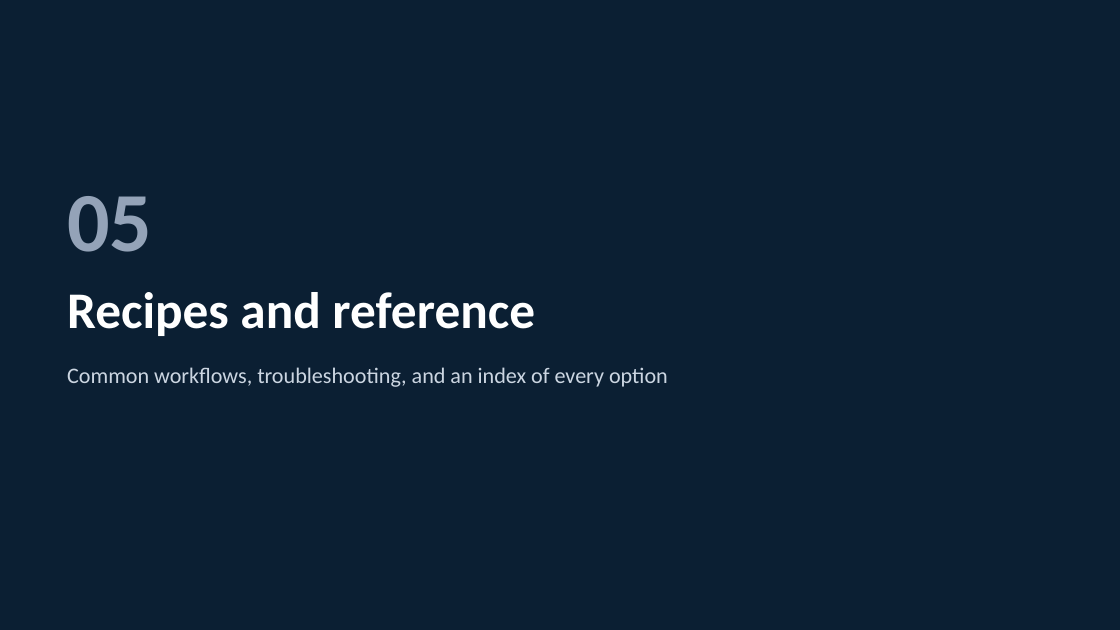
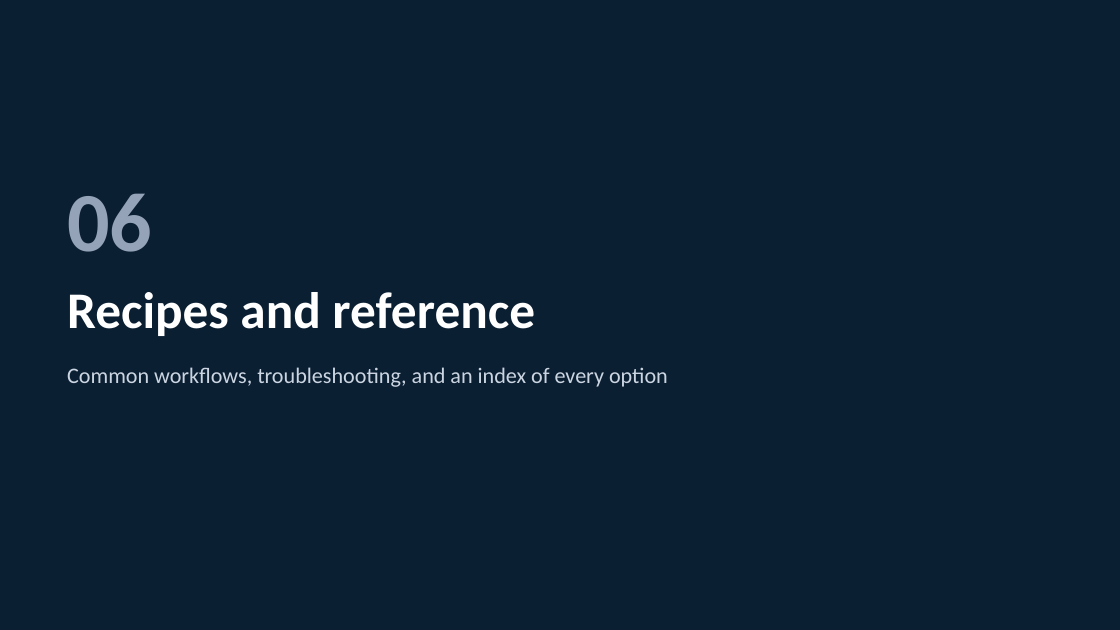
Before and after one commit to omi23484/checklist-project, a slide deck: slide 58 of docs/Network_CLI_Parser_Usage_Guide.pptx (slide 49 before the commit). Drawn at 1120x630 pixels with LibreOffice and Linux fonts; fonts in the diff are those of the drawing. Boxes give left, top, right and bottom in pixels: in the first picture for what was removed or moved away, otherwise in the second. Text is boxed around its words. In the diff, an @@ line names an element or a change of style, - is before the commit and + after.

```diff
--- a/docs/Network_CLI_Parser_Usage_Guide.pptx
+++ b/docs/Network_CLI_Parser_Usage_Guide.pptx
@@ text at (67,193,152,252): text changed @@
-05
+06
```
Also in this commit, not shown: 12 other slides changed, 9 slides added, 6 other files.
